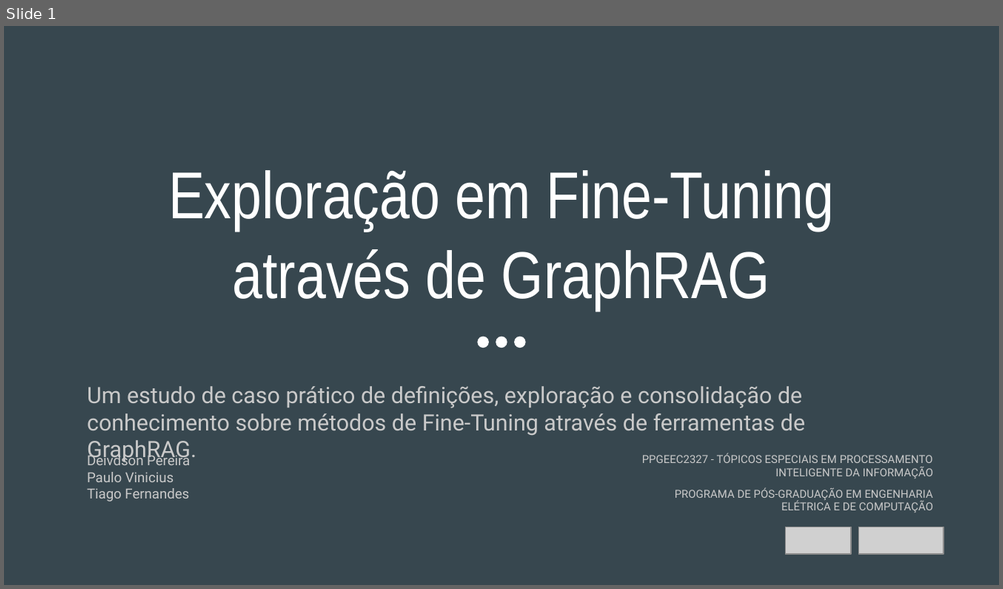
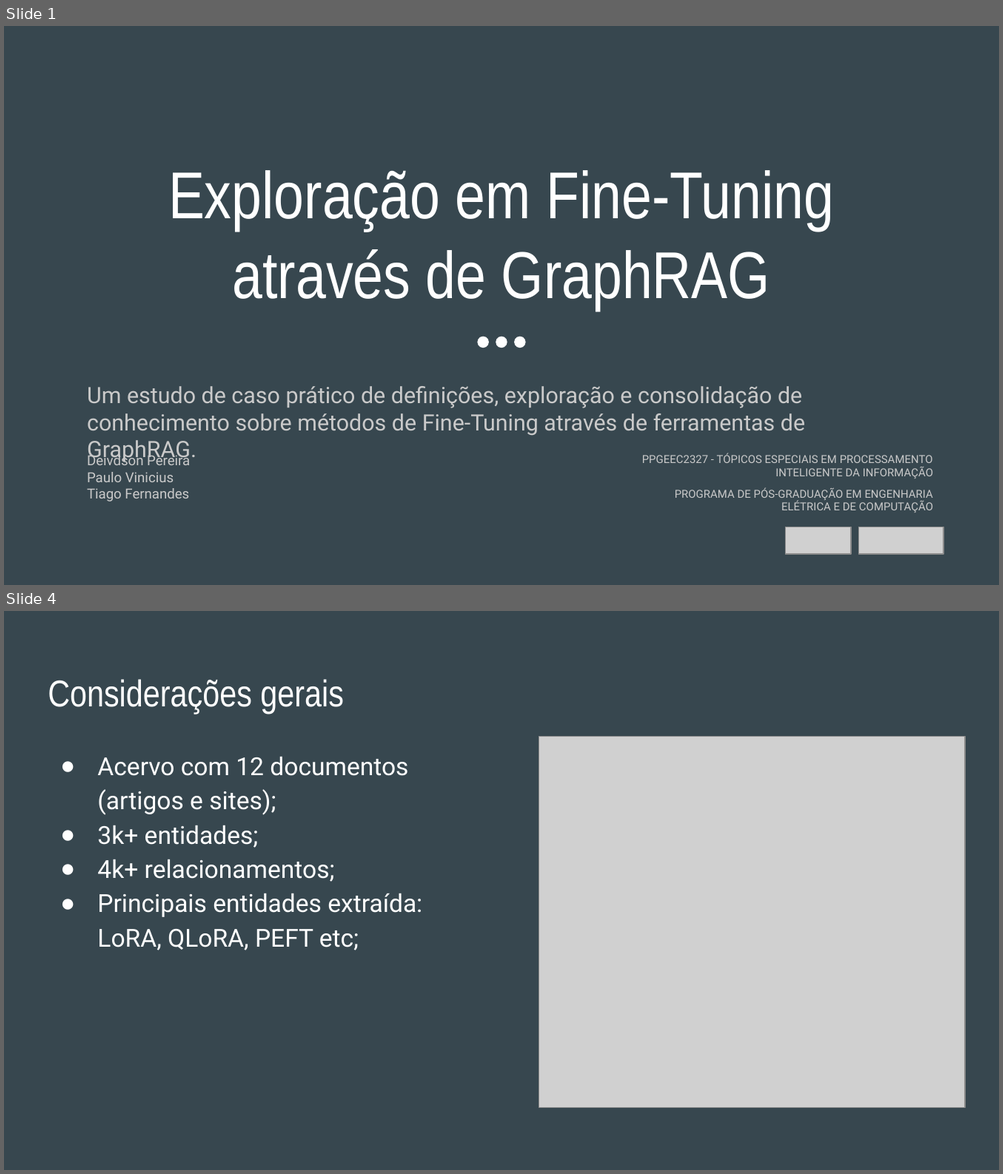
Before and after one commit to tfmiranda/ppgeec2327-t2p2, a slide deck: slides/apresentacao-t2p2.pptx. Shown one above the other, each under a label of ours: slide 1 before the commit, slides 1 and 4 after it; the slides between them are not shown. The pictures are 1003x589 and 1003x1174 pixels, drawn with LibreOffice and Linux fonts; fonts in the diff are those of the drawing; grey boxes stand for pictures. Boxes give left, top, right and bottom in pixels: in the first picture for what was removed or moved away, otherwise in the second. Text is boxed around its words. In the diff, an @@ line names an element or a change of style, - is before the commit and + after.

```diff
--- a/slides/apresentacao-t2p2.pptx
+++ b/slides/apresentacao-t2p2.pptx
@@ slide 4 added at (4,611,999,1170), background #37474F @@
@@ title added at (48,679,344,714), 27 pt, text #FFFFFF @@
+Considerações gerais
@@ picture added at (539,736,965,1108) @@
@@ text added at (97,757,422,951), 18 pt, text #FFFFFF @@
+● Acervo com 12 documentos (artigos e sites);
+● 3k+ entidades;
+● 4k+ relacionamentos;
+● Principais entidades extraída: LoRA, QLoRA, PEFT etc;
```
Also in this commit, not shown: 1 slide changed, 2 other slides added, 2 slides removed, 1 other file.
